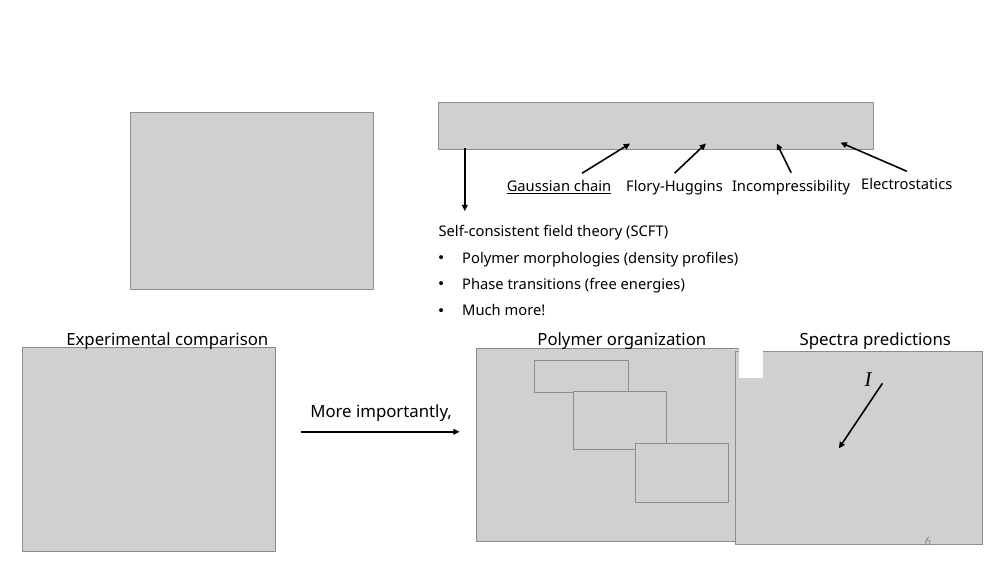
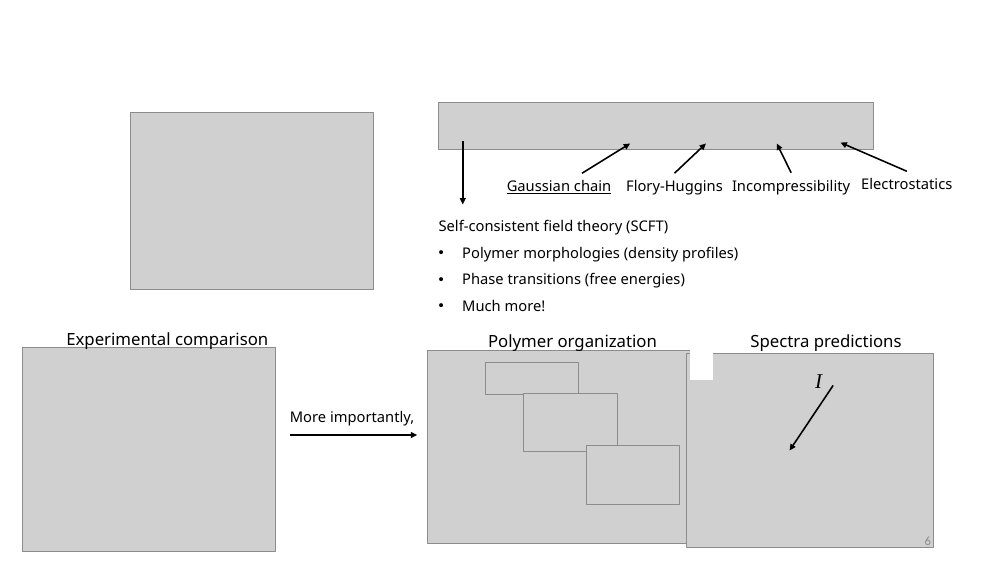
Before and after one commit to tyokokur/presentations, a slide deck: slide 6 of 20230427 CBE Student Colloquium.pptx. Drawn at 1008x567 pixels with LibreOffice and Linux fonts; fonts in the diff are those of the drawing; grey boxes stand for pictures; background and template pictures are left out. Boxes give left, top, right and bottom in pixels: in the first picture for what was removed or moved away, otherwise in the second. Text is boxed around its words. In the diff, an @@ line names an element or a change of style, - is before the commit and + after.

```diff
--- a/20230427 CBE Student Colloquium.pptx
+++ b/20230427 CBE Student Colloquium.pptx
@@ arrow moved from (465, 148) - (465, 211) to (463, 141) - (463, 204) @@
@@ text "Self-consistent field theory (SCFT)" moved from (x1=439, y1=224, x2=738, y2=315) to (x1=439, y1=219, x2=738, y2=311) @@
@@ 5 pictures, 2 texts, 1 rectangle moved together from (x1=477, y1=332, x2=983, y2=545) to (x1=428, y1=334, x2=934, y2=547) @@
@@ arrow moved from (882, 383) - (839, 448) to (833, 386) - (789, 451) @@
@@ text "I" moved from (x1=865, y1=372, x2=872, y2=386) to (x1=815, y1=374, x2=822, y2=388) @@
@@ text "More importantly," moved from (x1=310, y1=404, x2=452, y2=421) to (x1=290, y1=410, x2=414, y2=426) @@
@@ text "More importantly," at (x1=290, y1=410, x2=414, y2=426): size 16 to 14 pt @@
@@ arrow moved from (301, 432) - (460, 432) to (290, 435) - (417, 435) @@
```
Also in this commit, not shown: 1 other slide changed.
